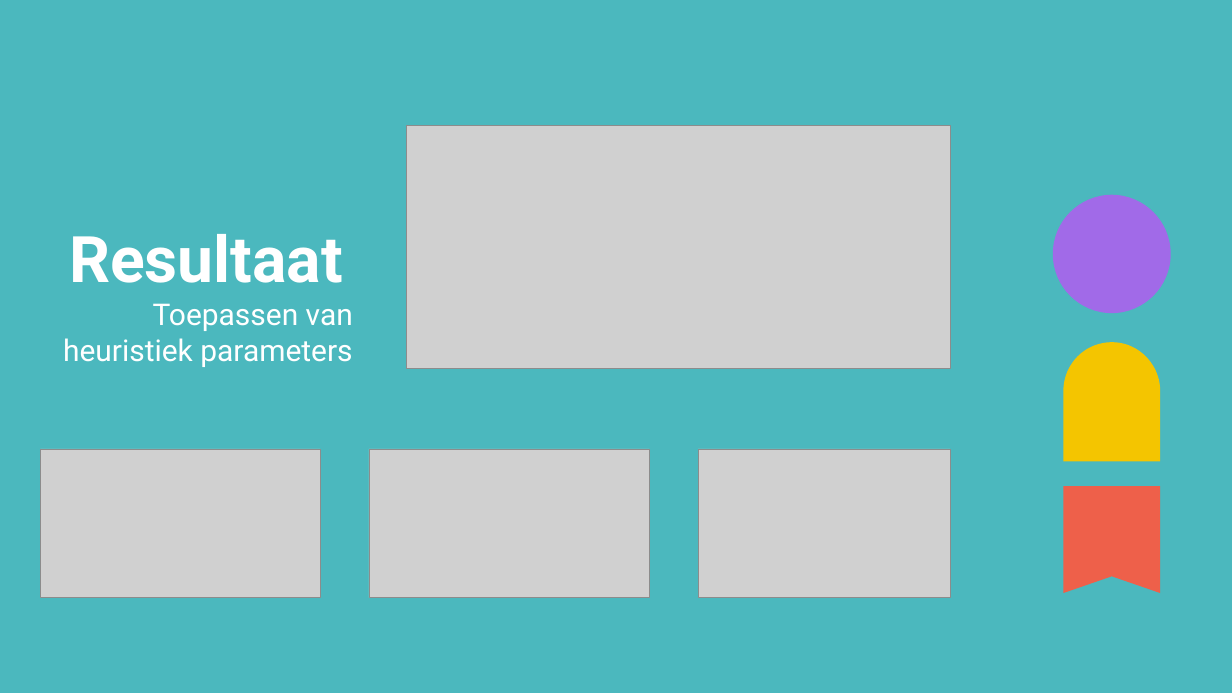
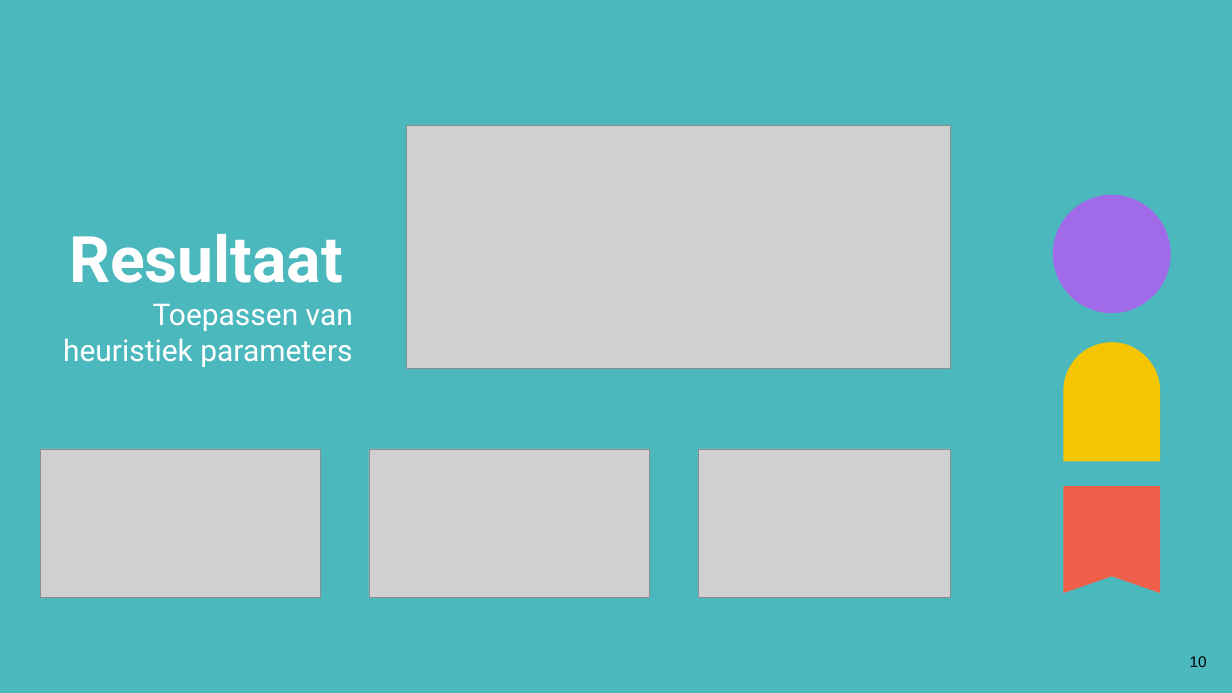
Before and after one commit to estebandesmedt/Tetris-AI, a slide deck: slide 10 of Presentatie/Tetris Presentatie.pptx. Drawn at 1232x693 pixels with LibreOffice and Linux fonts; fonts in the diff are those of the drawing; grey boxes stand for pictures. Boxes give left, top, right and bottom in pixels: in the first picture for what was removed or moved away, otherwise in the second. Text is boxed around its words. In the diff, an @@ line names an element or a change of style, - is before the commit and + after.

```diff
--- a/Presentatie/Tetris Presentatie.pptx
+++ b/Presentatie/Tetris Presentatie.pptx
@@ text added at [1190, 656, 1207, 667], 18 pt, text #000000 @@
+10
```
Also in this commit, not shown: 13 other slides changed, 1 slide added, 1 slide removed, 1 other file.
